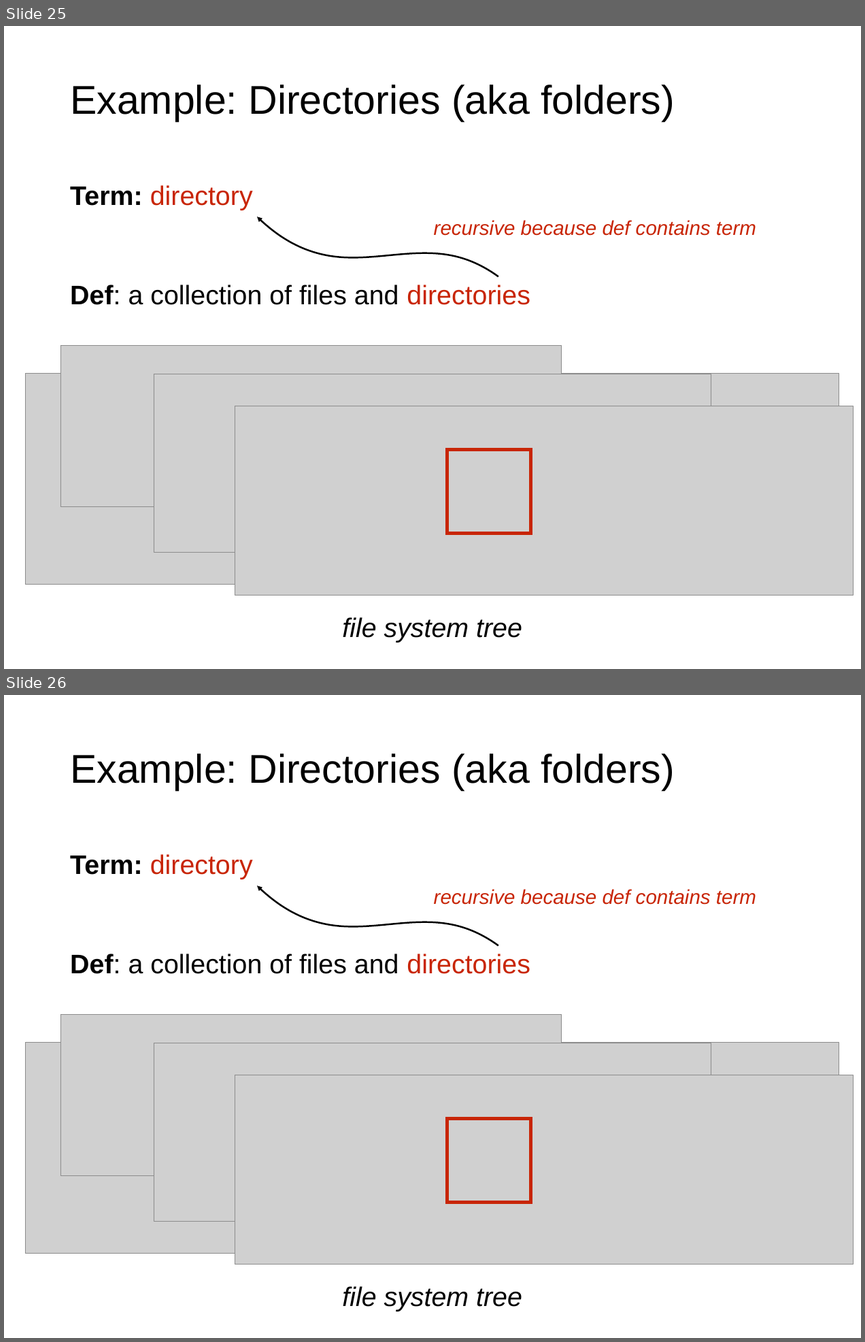
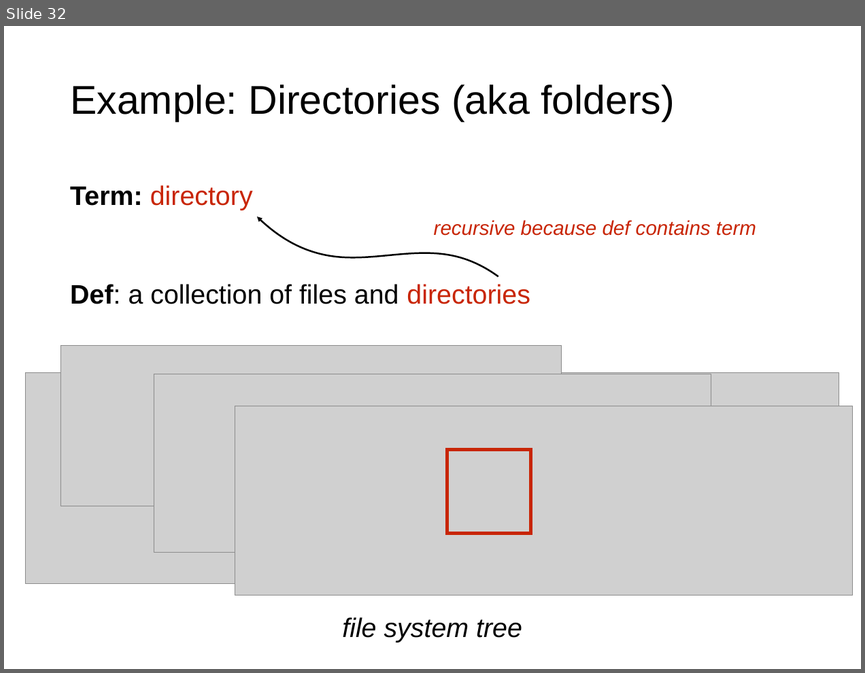
Before and after one commit to rogersjeffreyl/caraza-harter-com, a slide deck: tyler/meena/cs220/s20/materials/lec_23_S20.pptx. Shown one above the other, each under a label of ours: slides 25 and 26 before the commit, slide 32 after it. The pictures are 865x1342 and 865x673 pixels, drawn with LibreOffice and Linux fonts; fonts in the diff are those of the drawing; grey boxes stand for pictures. Boxes give left, top, right and bottom in pixels: in the first picture for what was removed or moved away, otherwise in the second. Text is boxed around its words. In the diff, an @@ line names an element or a change of style, - is before the commit and + after.

```diff
--- a/tyler/meena/cs220/s20/materials/lec_23_S20.pptx
+++ b/tyler/meena/cs220/s20/materials/lec_23_S20.pptx
@@ slide 26 removed at (4, 695, 861, 1338), background #FFFFFF @@
@@ title removed at (70, 753, 674, 790) @@
-Example: Directories (aka folders)
@@ text removed at (70, 854, 253, 879) @@
-Term: directory
@@ freeform shape removed at (257, 885, 498, 945) @@
@@ text removed at (434, 889, 756, 904) @@
-recursive because def contains term
@@ text removed at (70, 953, 530, 974) @@
-Def: a collection of files and directories
@@ picture removed at (61, 1015, 562, 1175) @@
@@ picture removed at (26, 1042, 839, 1253) @@
@@ picture removed at (154, 1042, 711, 1221) @@
@@ picture removed at (235, 1074, 853, 1264) @@
@@ rectangle removed at (447, 1119, 530, 1202) @@
@@ text removed at (342, 1286, 522, 1311) @@
-file system tree
@@ what was slide 25 is now slide 32 @@
```
Also in this commit, not shown: 99 other slides changed, 9 slides added, 4 other slides removed, 1 other file.
